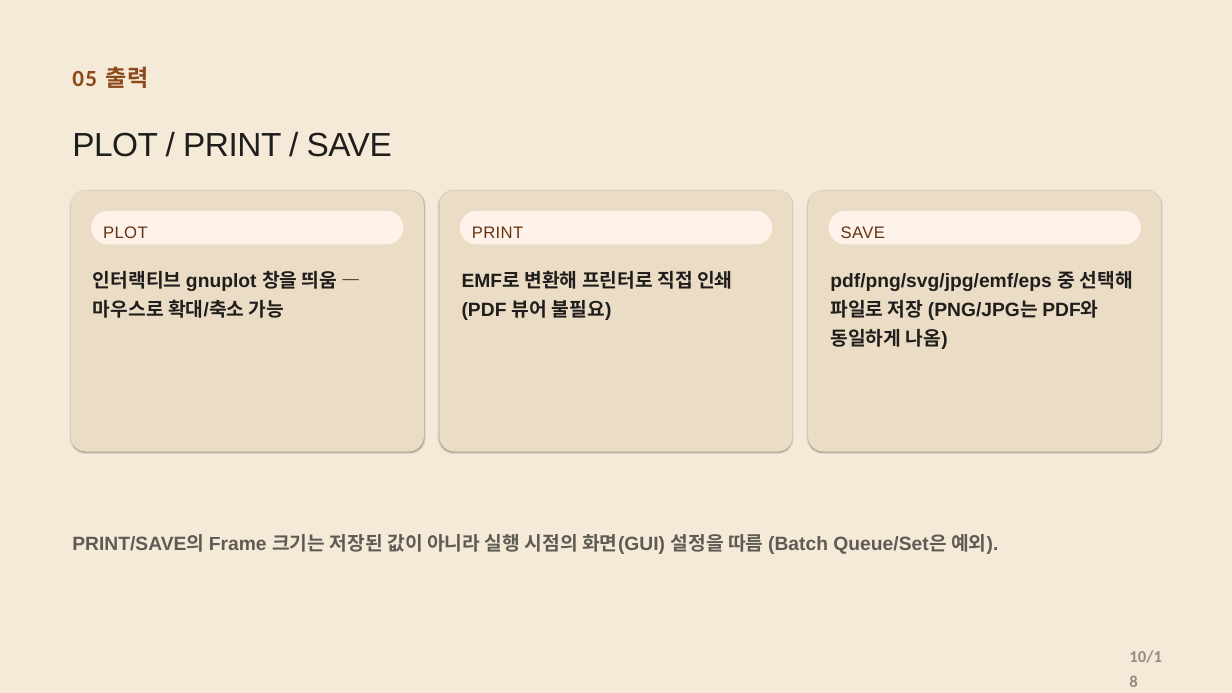
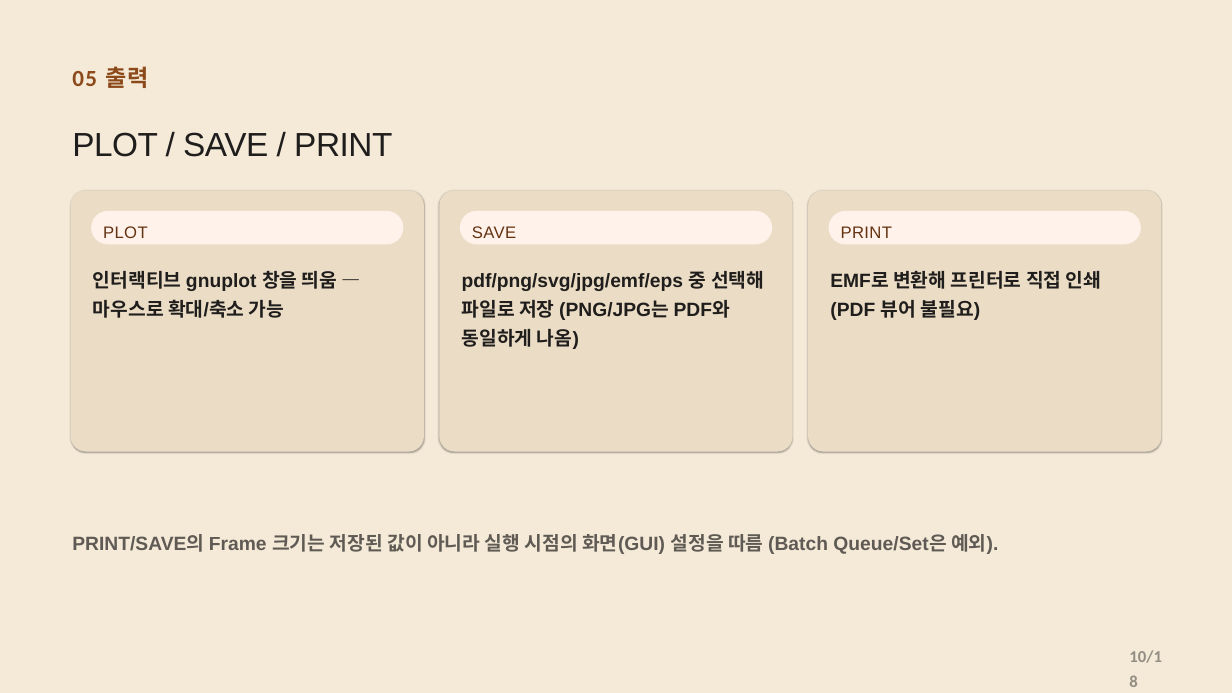
Before and after one commit to CWKIM113/CathPlot_Pub, a slide deck: slide 10 of CathPlot_Deck.pptx. Drawn at 1232x693 pixels with LibreOffice and Linux fonts; fonts in the diff are those of the drawing. Boxes give left, top, right and bottom in pixels: in the first picture for what was removed or moved away, otherwise in the second. Text is boxed around its words. In the diff, an @@ line names an element or a change of style, - is before the commit and + after.

```diff
--- a/CathPlot_Deck.pptx
+++ b/CathPlot_Deck.pptx
@@ text at (72,132,392,157): text changed @@
-PLOT / PRINT / SAVE
+PLOT / SAVE / PRINT
@@ text "SAVE": place and size @@
-text "SAVE" at (841,226,885,238)
+text "SAVE" at (472,226,516,238)
@@ text "PRINT": place and size @@
-text "PRINT" at (472,226,523,238)
+text "PRINT" at (841,226,892,238)
@@ text "pdf/png/svg/jpg/emf/eps 중 선택해 파일로 저장 ...": place and size @@
-text "pdf/png/svg/jpg/emf/eps 중 선택해 파일로 저장 ..." at (830,271,1133,349)
+text "pdf/png/svg/jpg/emf/eps 중 선택해 파일로 저장 ..." at (462,271,764,349)
@@ text "EMF로 변환해 프린터로 직접 인쇄 ...": place and size @@
-text "EMF로 변환해 프린터로 직접 인쇄 ..." at (462,270,732,320)
+text "EMF로 변환해 프린터로 직접 인쇄 ..." at (830,270,1101,320)
```
Also in this commit, not shown: 3 other slides changed, 1 other file.
